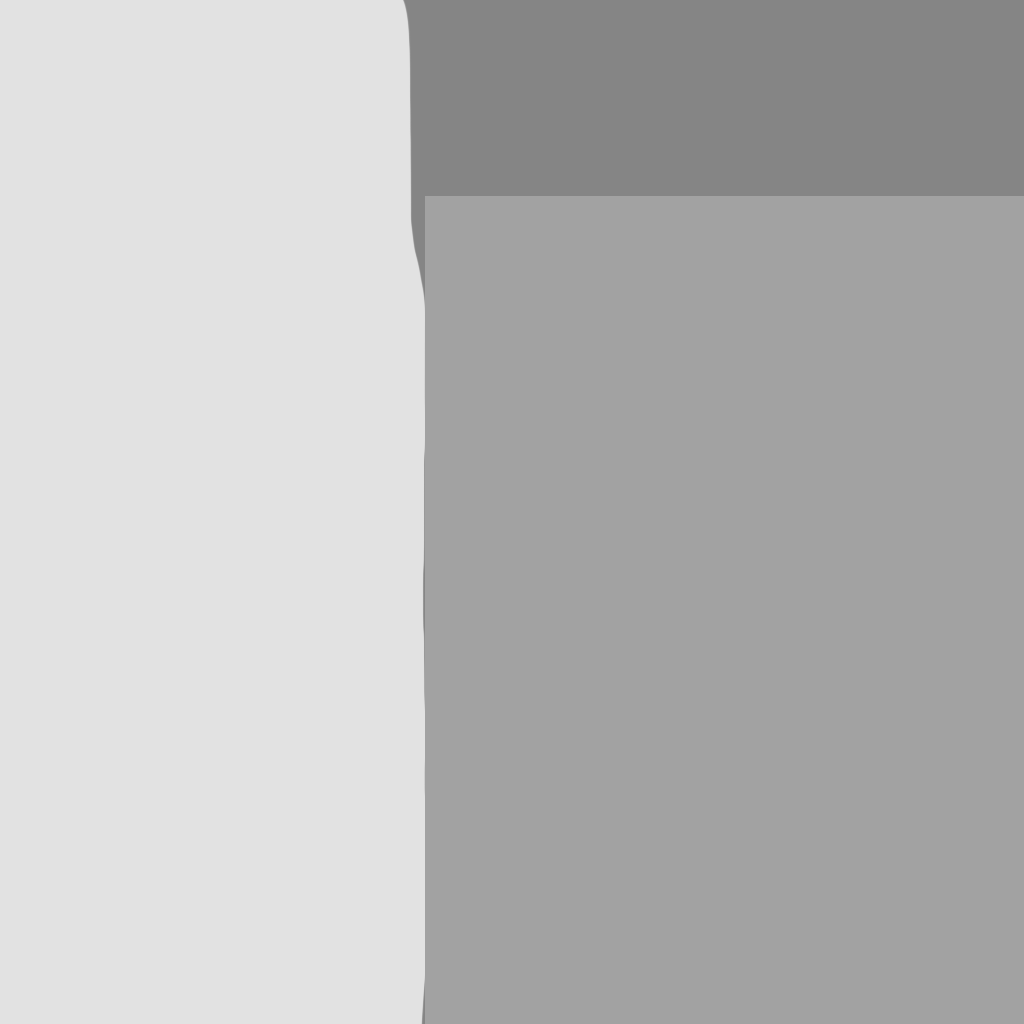
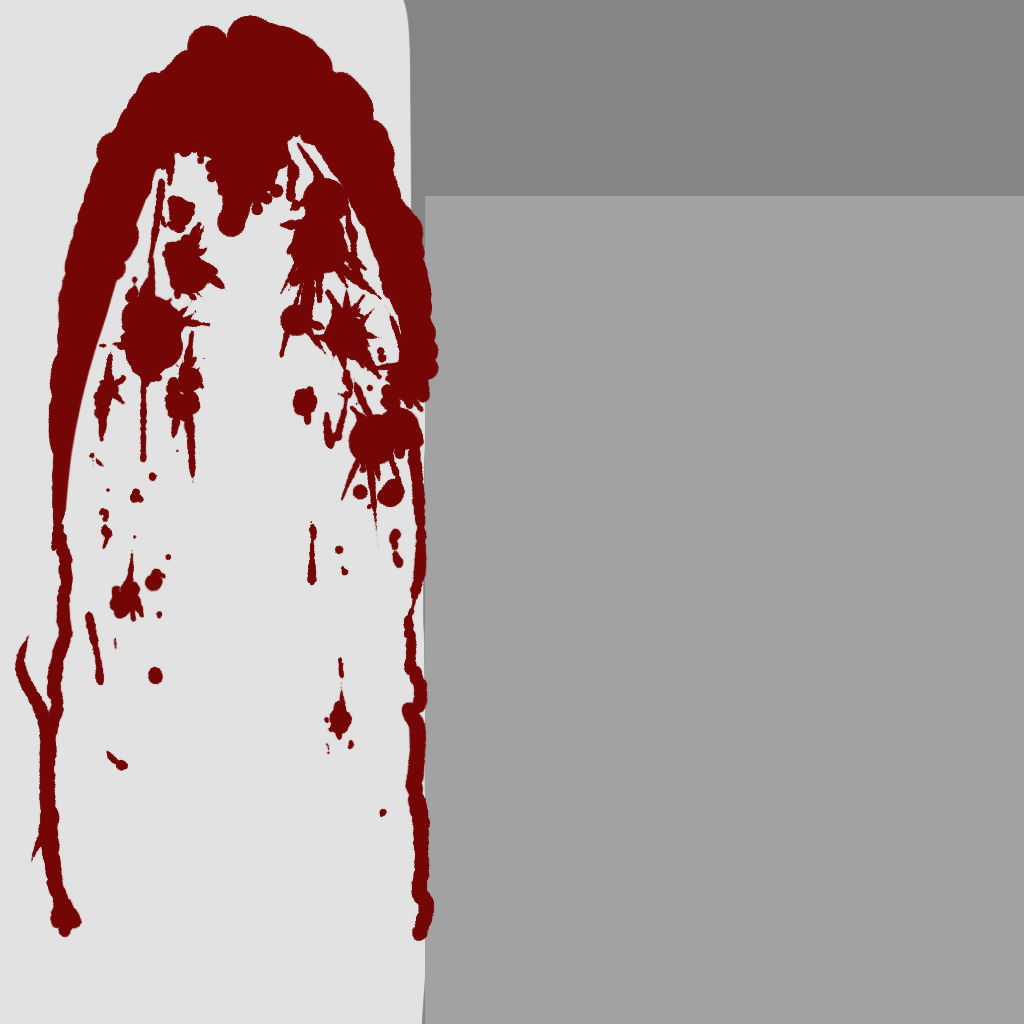
Layered file, before and after one edit (1024 x 1024). Changes by layer:
added layer "Layer 1" above "Calque 2" over [14, 14, 440, 942]
